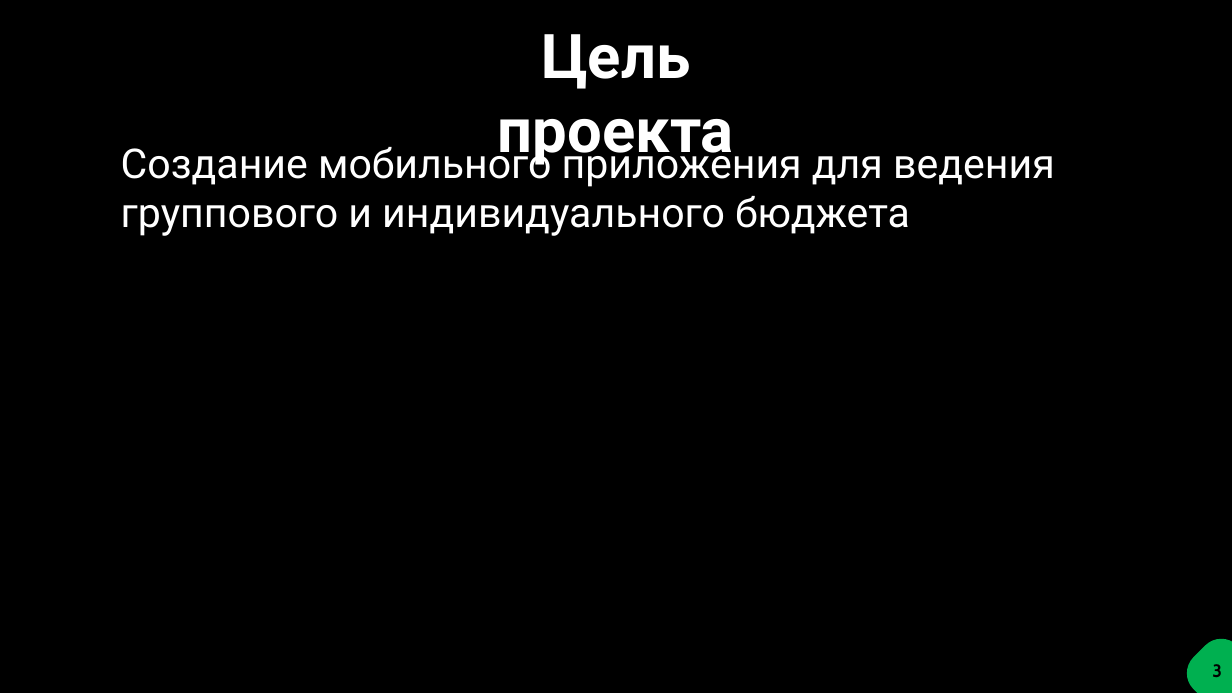
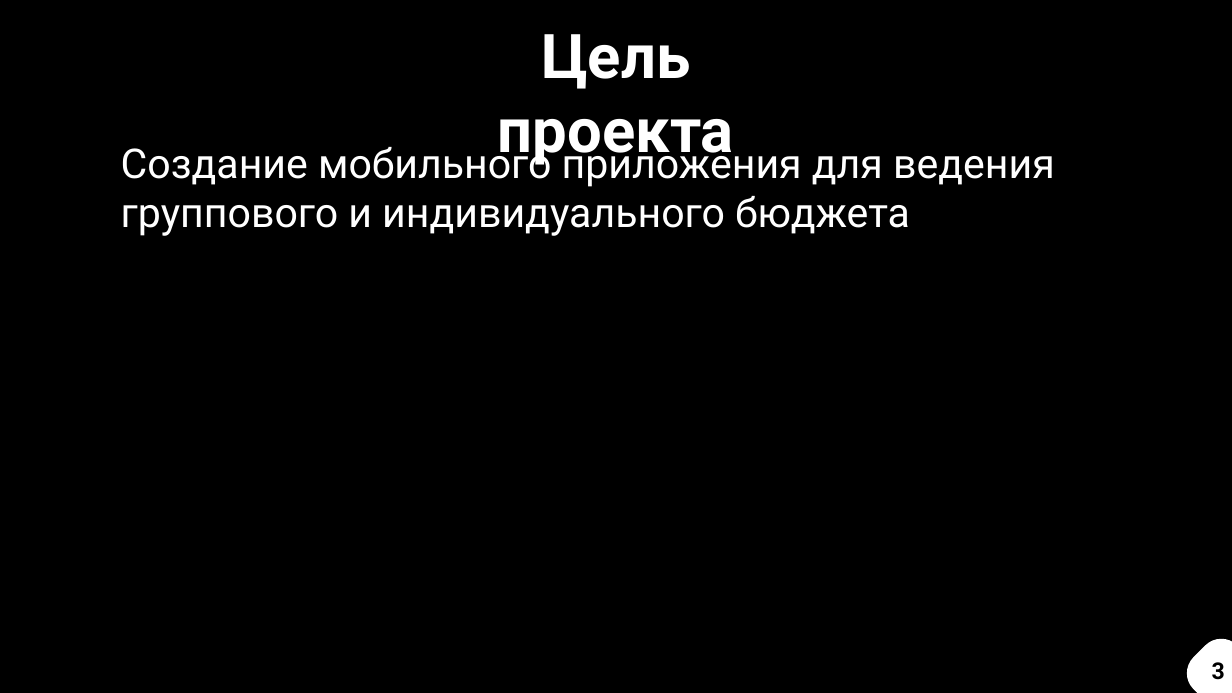
Before and after one commit to dany0k/TP-5.2-2, a slide deck: slide 3 of docs/TP-monseratt.pptx. Drawn at 1232x693 pixels with LibreOffice and Linux fonts; fonts in the diff are those of the drawing. Boxes give left, top, right and bottom in pixels: in the first picture for what was removed or moved away, otherwise in the second. Text is boxed around its words. In the diff, an @@ line names an element or a change of style, - is before the commit and + after.

```diff
--- a/docs/TP-monseratt.pptx
+++ b/docs/TP-monseratt.pptx
@@ freeform shape at (1178,630,1232,693): fill #00B050 to #FFFFFF @@
@@ text "3" at (1212,662,1225,680): size 14 to 18 pt, font Cabin to Roboto @@
```
Also in this commit, not shown: 14 other slides changed, 4 other files.
